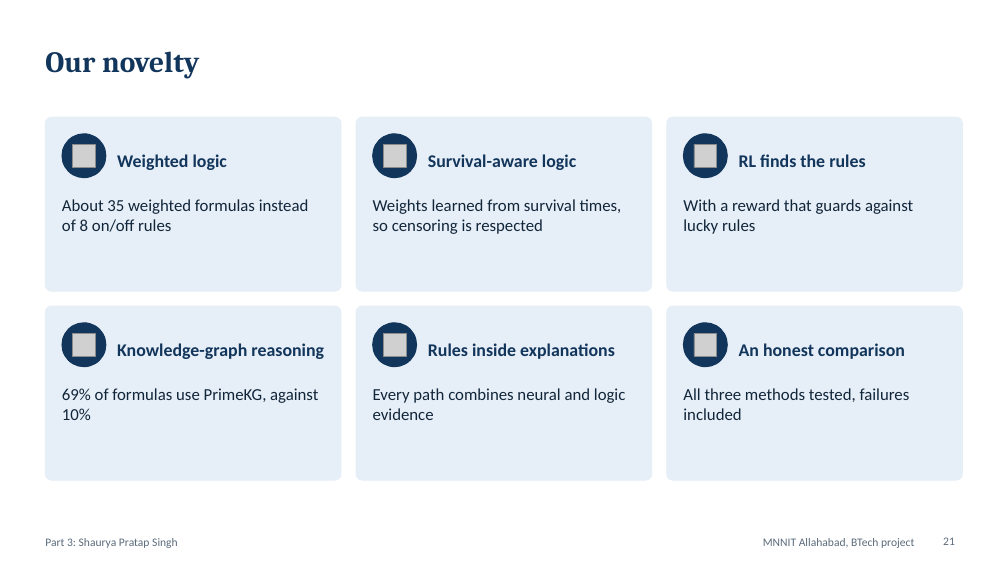
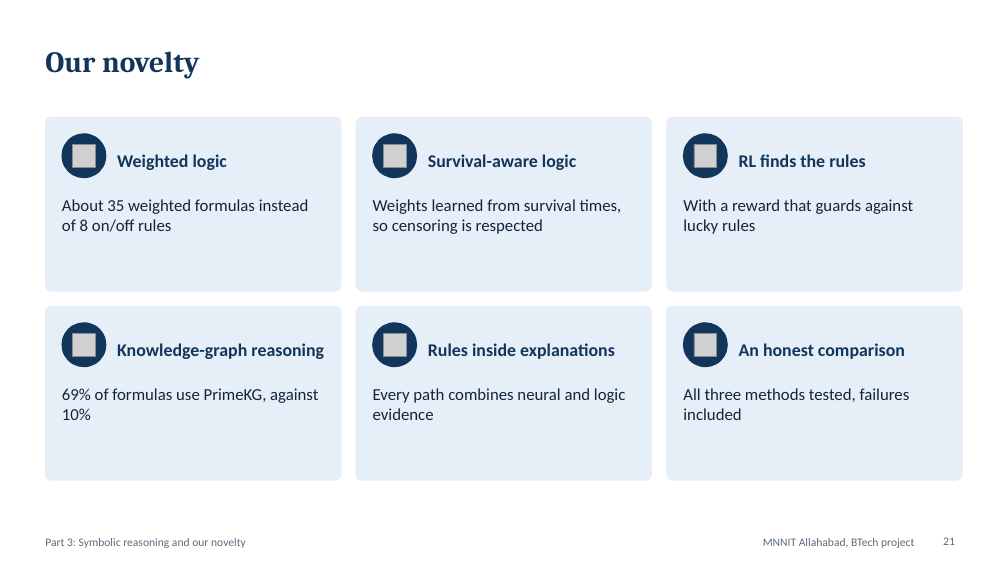
Before and after one commit to shauryasf/primekg-patient-reasoning, a slide deck: slide 21 of presentation/BRCA_Neurosymbolic_Panel_Deck.pptx. Drawn at 1008x567 pixels with LibreOffice and Linux fonts; fonts in the diff are those of the drawing; grey boxes stand for pictures. Boxes give left, top, right and bottom in pixels: in the first picture for what was removed or moved away, otherwise in the second. Text is boxed around its words. In the diff, an @@ line names an element or a change of style, - is before the commit and + after.

```diff
--- a/presentation/BRCA_Neurosymbolic_Panel_Deck.pptx
+++ b/presentation/BRCA_Neurosymbolic_Panel_Deck.pptx
@@ text at (x1=45, y1=538, x2=246, y2=548): text changed @@
-Part 3: Shaurya Pratap Singh
+Part 3: Symbolic reasoning and our novelty
```
Also in this commit, not shown: 26 other slides changed, 9 other files.
